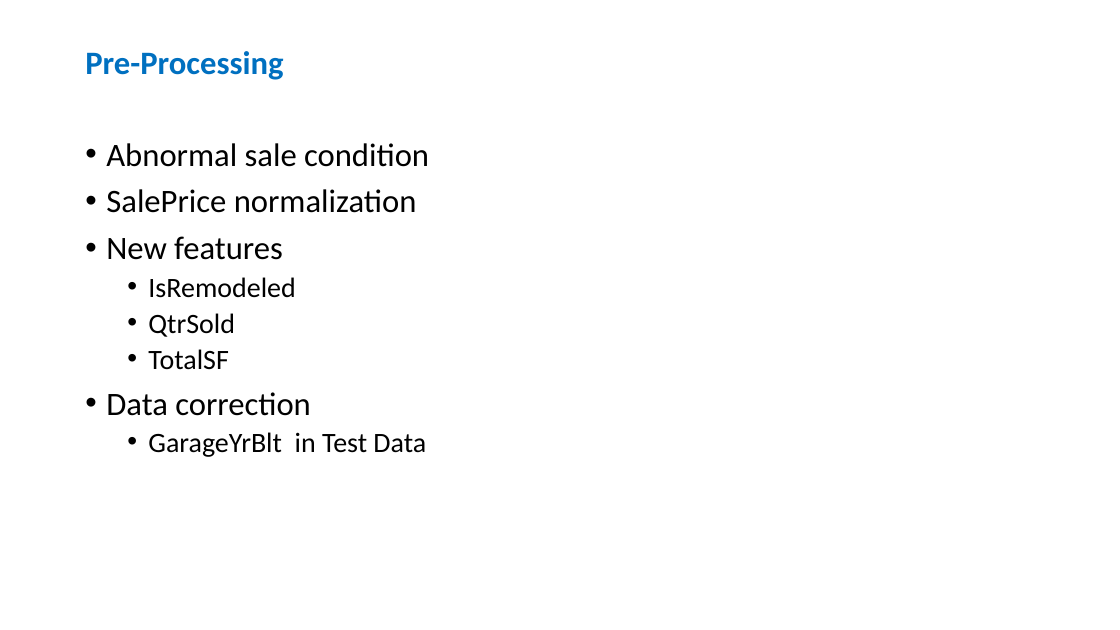
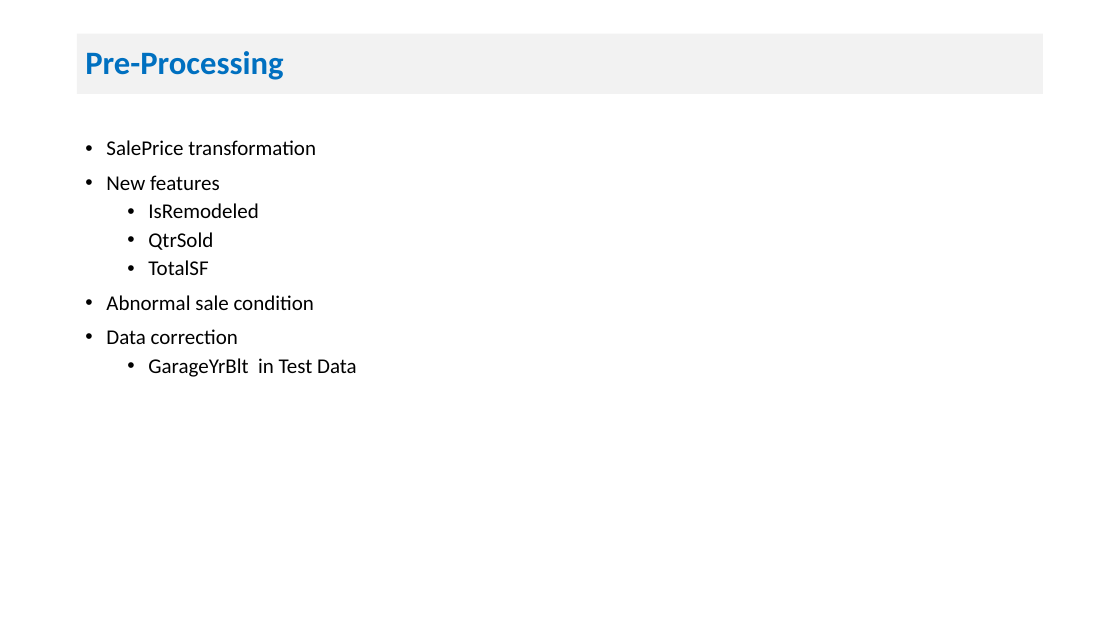
Before and after one commit to manasagodkhindi/AmesHousingPrediction, a slide deck: slide 16 of HousingPricesPresentations.pptx. Drawn at 1120x630 pixels with LibreOffice and Linux fonts; fonts in the diff are those of the drawing. Boxes give left, top, right and bottom in pixels: in the first picture for what was removed or moved away, otherwise in the second. Text is boxed around its words. In the diff, an @@ line names an element or a change of style, - is before the commit and + after.

Commit message:
latest

```diff
--- a/HousingPricesPresentations.pptx
+++ b/HousingPricesPresentations.pptx
@@ text at box(106, 140, 316, 155): text changed; size 28 to 18 pt @@
-• Abnormal sale condition
-• SalePrice normalization
+• SalePrice transformation
@@ text at box(106, 175, 357, 377): size 28 to 18 pt in "New features", "Data correction"; size 24 to 18 pt in "IsRemodeled", "QtrSold", "TotalSF", "GarageYrBlt in Test Data" @@
@@ text at box(106, 295, 314, 310): paragraph added @@
+• Abnormal sale condition
```
Also in this commit, not shown: 19 other slides changed, 2 slides added, 2 slides removed.
